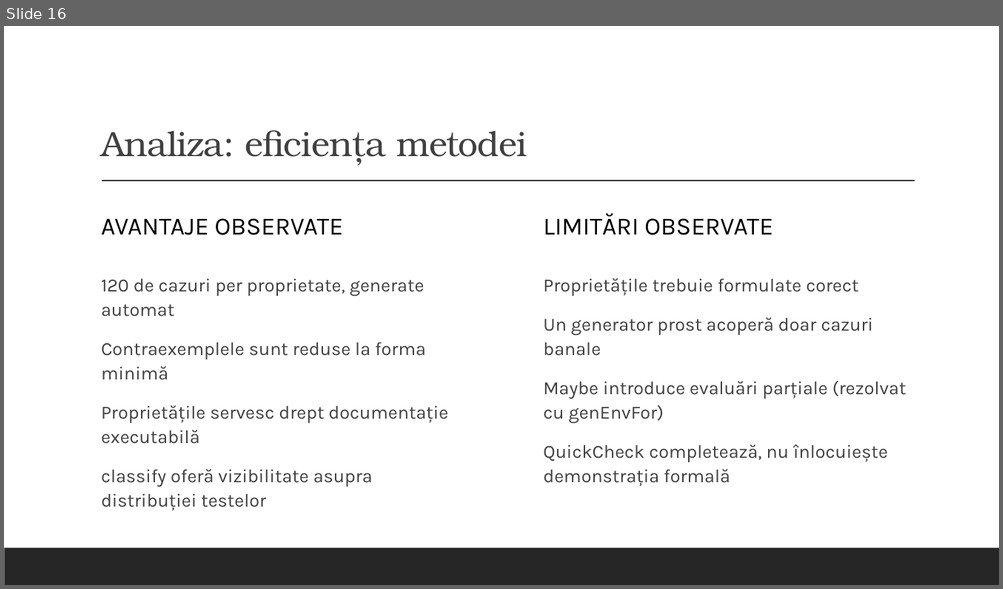
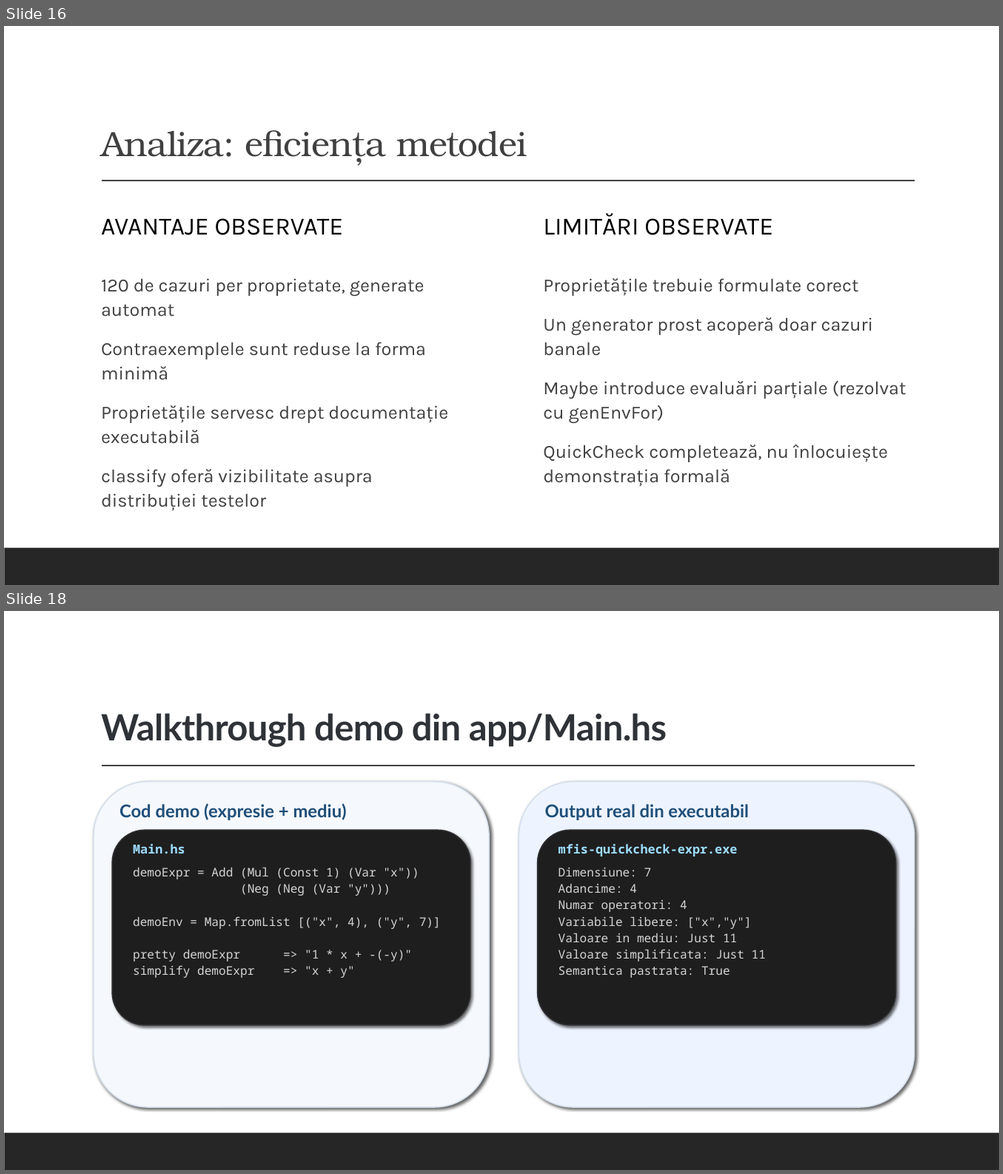
Before and after one commit to alexandrunite/MFIS_Project, a slide deck: Testarea property-based folosind QuickCheck.pptx. Shown one above the other, each under a label of ours: slide 16 before the commit, slides 16 and 18 after it; the slides between them are not shown. The pictures are 1003x589 and 1003x1174 pixels, drawn with LibreOffice and Linux fonts; fonts in the diff are those of the drawing. Boxes give left, top, right and bottom in pixels: in the first picture for what was removed or moved away, otherwise in the second. Text is boxed around its words. In the diff, an @@ line names an element or a change of style, - is before the commit and + after.

```diff
--- a/Testarea property-based folosind QuickCheck.pptx
+++ b/Testarea property-based folosind QuickCheck.pptx
@@ slide 18 added at [4,611,999,1170], background #FFFFFF; not listed: 2 template elements that a slide beside it also shows @@
@@ title added at [101,713,666,747], 35 pt, text #2F3338, bold @@
+Walkthrough demo din app/Main.hs
@@ rounded rectangle added at [94,782,489,1108], fill #F5F8FC, outline #D5DFEC 1.1 pt @@
@@ rounded rectangle added at [519,782,914,1108], fill #EEF4FF, outline #D5DFEC 1.1 pt @@
@@ text added at [119,803,347,820], 17 pt, text #1F4E79, bold @@
+Cod demo (expresie + mediu)
@@ text added at [545,804,748,820], 17 pt, text #1F4E79, bold @@
+Output real din executabil
@@ rounded rectangle added at [112,830,470,1026], fill #1E1E1E, outline #2D2D30 1.1 pt @@
@@ rounded rectangle added at [538,830,896,1026], fill #1E1E1E, outline #2D2D30 1.1 pt @@
@@ text added at [133,844,185,854], 12 pt, text #9CDCFE, bold @@
+Main.hs
@@ text added at [558,844,737,857], 12 pt, text #9CDCFE, bold @@
+mfis-quickcheck-expr.exe
@@ text added at [133,867,441,978], 11.5 pt, text #D4D4D4 @@
+demoExpr = Add (Mul (Const 1) (Var "x"))
+(Neg (Neg (Var "y")))
+demoEnv = Map.fromList [("x", 4), ("y", 7)]
+pretty demoExpr => "1 * x + -(-y)"
+simplify demoExpr => "x + y"
@@ text added at [558,868,765,978], 11.5 pt, text #D4D4D4 @@
+Dimensiune: 7
+Adancime: 4
+Numar operatori: 4
+Variabile libere: ["x","y"]
+Valoare in mediu: Just 11
+Valoare simplificata: Just 11
+Semantica pastrata: True
```
Also in this commit, not shown: 2 slides changed, 7 other slides added, 1 other file.
